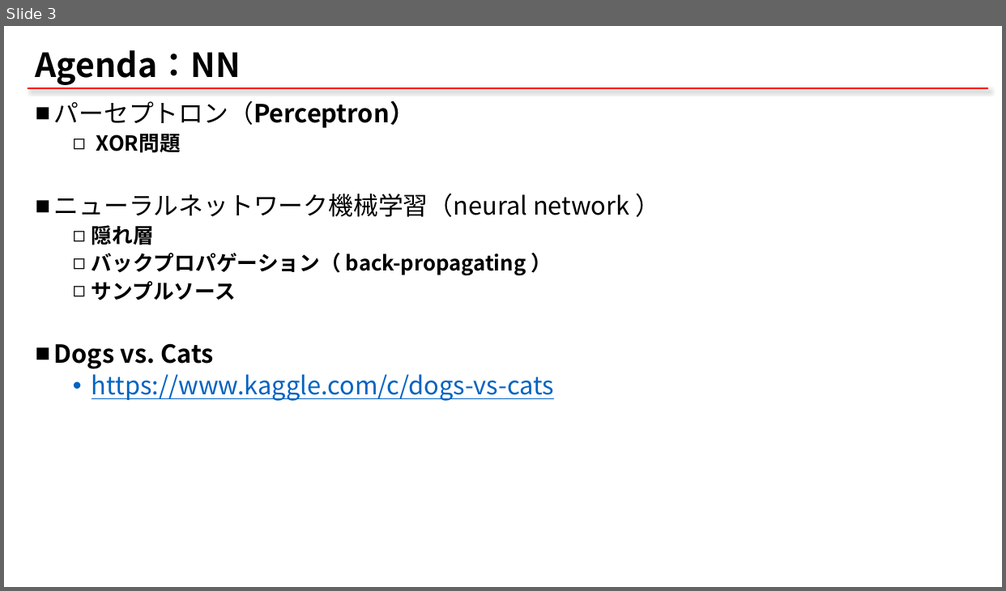
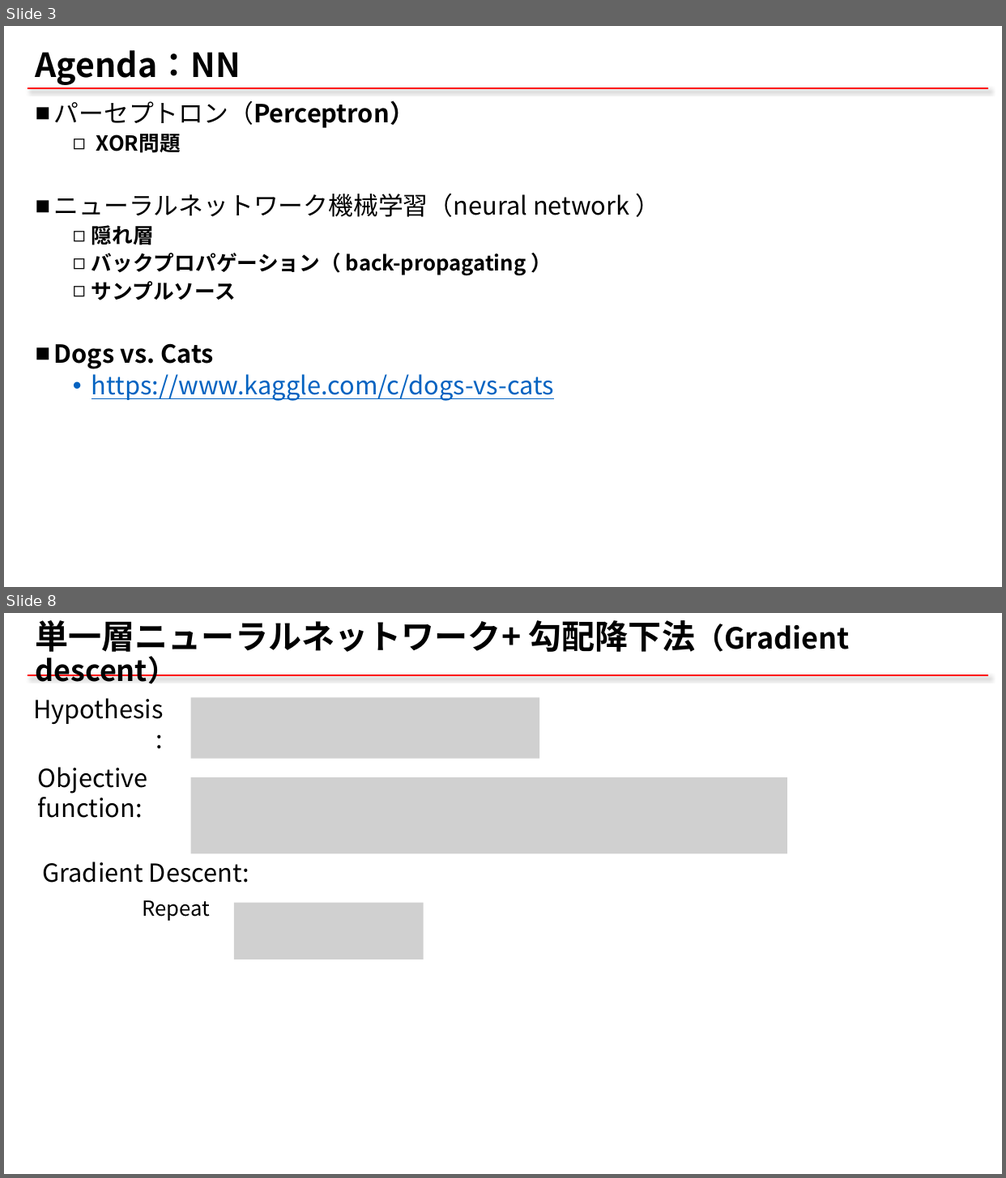
Before and after one commit to qqinxl2015/machine-learning-basic, a slide deck: _ML_01_NN.pptx. Shown one above the other, each under a label of ours: slide 3 before the commit, slides 3 and 8 after it; the slides between them are not shown. The pictures are 1006x591 and 1006x1178 pixels, drawn with LibreOffice and Linux fonts; fonts in the diff are those of the drawing; grey boxes stand for pictures; background and template pictures are left out. Boxes give left, top, right and bottom in pixels: in the first picture for what was removed or moved away, otherwise in the second. Text is boxed around its words. In the diff, an @@ line names an element or a change of style, - is before the commit and + after.

```diff
--- a/_ML_01_NN.pptx
+++ b/_ML_01_NN.pptx
@@ slide 8 added at [4,613,1002,1174], background #FFFFFF; not listed: 1 template element that a slide beside it also shows @@
@@ title added at [36,620,849,684], 32 pt, text #000000, bold @@
+単一層ニューラルネットワーク+ 勾配降下法（Gradient descent）
@@ text added at [33,698,163,724], 24 pt, text #000000 @@
+Hypothesis:
@@ picture added at [191,697,540,758] @@
@@ text added at [38,767,148,818], 24 pt, text #000000 @@
+Objective function:
@@ picture added at [191,777,788,854] @@
@@ text added at [42,862,249,883], 24 pt, text #000000 @@
+Gradient Descent:
@@ text added at [142,901,210,921], 20 pt, text #000000 @@
+Repeat
@@ picture added at [234,903,424,960] @@
```
Also in this commit, not shown: 15 slides changed, 3 other slides added, 1 slide removed, 1 other file.
